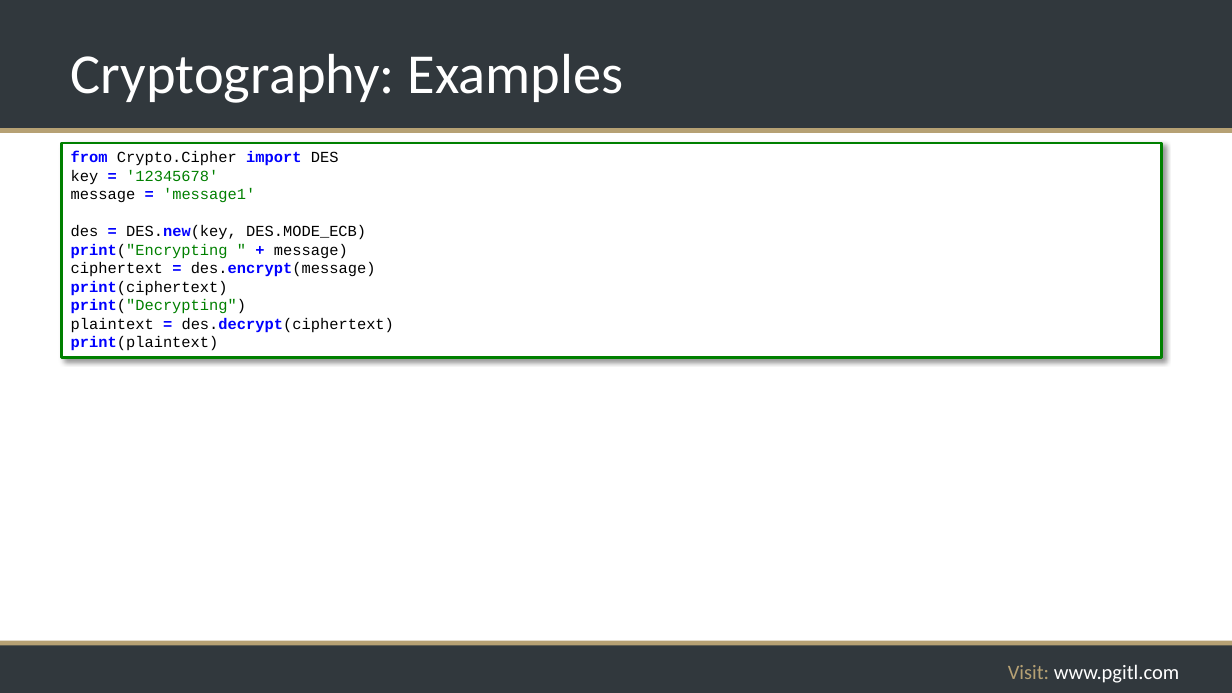
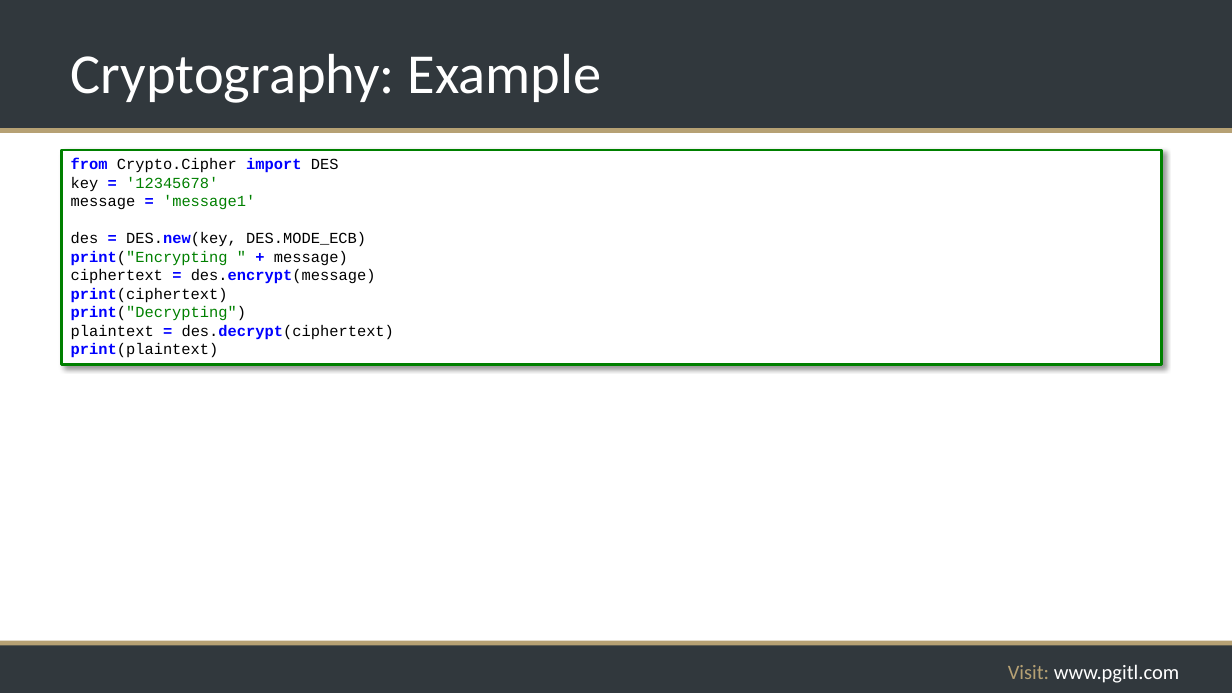
Before and after one commit to rikkouri/project-a, a slide deck: slide 159 of Programming Foundations.pptx. Drawn at 1232x693 pixels with LibreOffice and Linux fonts; fonts in the diff are those of the drawing; background and template pictures are left out. Boxes give left, top, right and bottom in pixels: in the first picture for what was removed or moved away, otherwise in the second. Text is boxed around its words. In the diff, an @@ line names an element or a change of style, - is before the commit and + after.

```diff
--- a/Programming Foundations.pptx
+++ b/Programming Foundations.pptx
@@ title at box(71, 53, 602, 103): text changed @@
-Cryptography: Examples
+Cryptography: Example
@@ rectangle "from Crypto.Cipher import DES": place and size @@
-rectangle "from Crypto.Cipher import DES" at box(62, 143, 1163, 358)
+rectangle "from Crypto.Cipher import DES" at box(62, 150, 1163, 364)
```
Also in this commit, not shown: 3 other slides changed.
